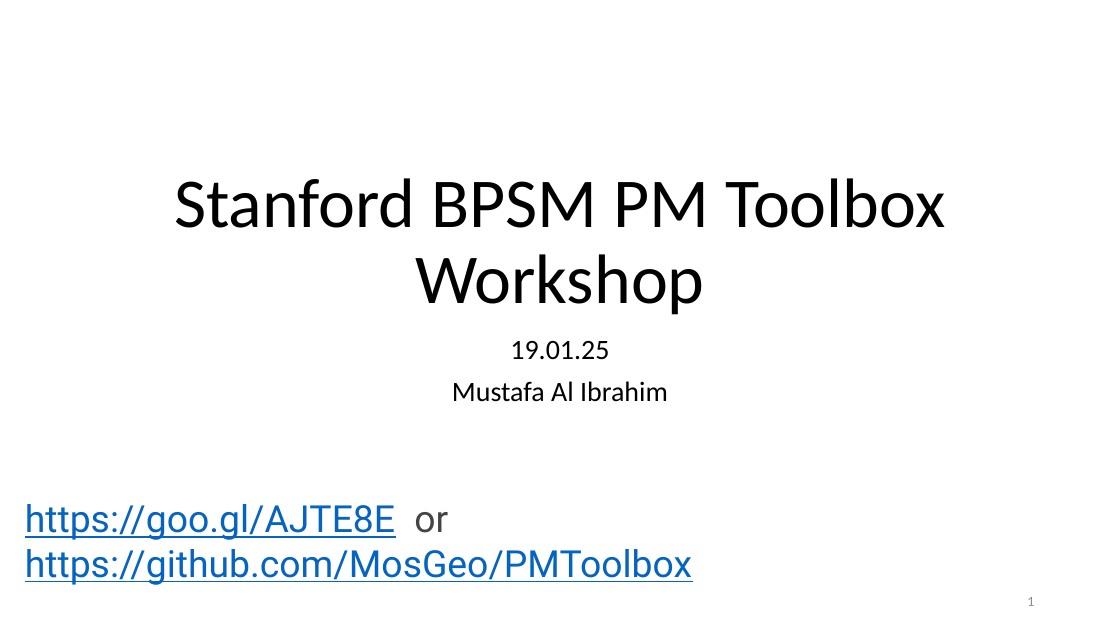
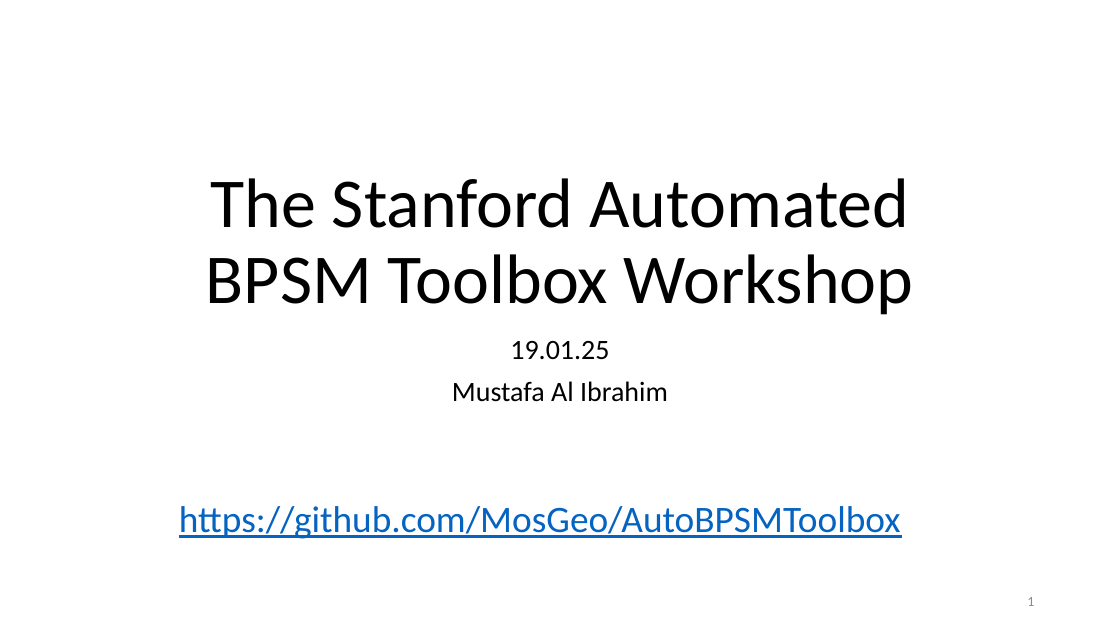
Before and after one commit to MosGeo/BPSMAutoToolbox, a slide deck: slide 1 of Workshop/19.01.23 PM Toolbox Workshop.pptx. Drawn at 1120x630 pixels with LibreOffice and Linux fonts; fonts in the diff are those of the drawing; background and template pictures are left out. Boxes give left, top, right and bottom in pixels: in the first picture for what was removed or moved away, otherwise in the second. Text is boxed around its words. In the diff, an @@ line names an element or a change of style, - is before the commit and + after.

```diff
--- a/Workshop/19.01.23 PM Toolbox Workshop.pptx
+++ b/Workshop/19.01.23 PM Toolbox Workshop.pptx
@@ title at [206,178,914,315]: text changed @@
-Stanford BPSM PM Toolbox Workshop
+The Stanford Automated BPSM Toolbox Workshop
@@ text at [179,506,901,539]: text changed; font Roboto to Calibri @@
-https://goo.gl/AJTE8E or https://github.com/MosGeo/PMToolbox
+https://github.com/MosGeo/AutoBPSMToolbox
```
Also in this commit, not shown: 4 other slides changed, 1 other file.
